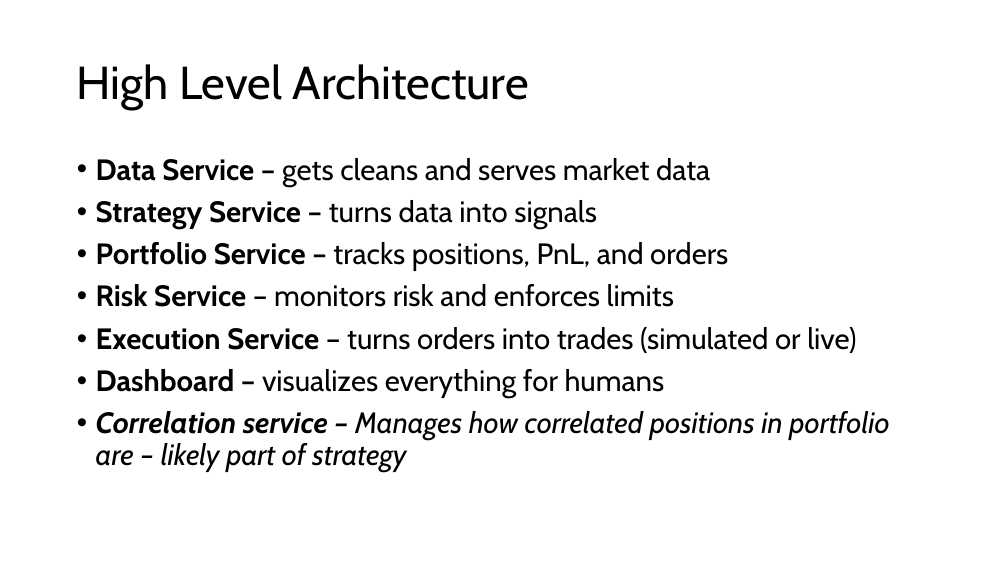
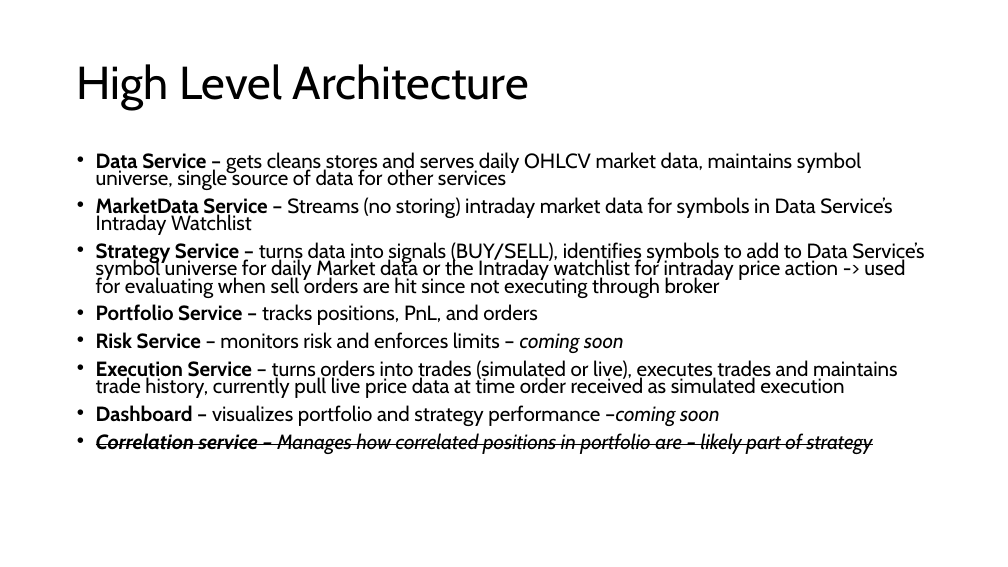
Before and after one commit to stevenOden/quant_management_platform, a slide deck: slide 4 of 00_system_architecture/quant_management_platform_architecture.pptx (slide 3 before the commit). Drawn at 1008x567 pixels with LibreOffice and Linux fonts; fonts in the diff are those of the drawing. Boxes give left, top, right and bottom in pixels: in the first picture for what was removed or moved away, otherwise in the second. Text is boxed around its words. In the diff, an @@ line names an element or a change of style, - is before the commit and + after.

Commit message:
Add market data streaming service

```diff
--- a/00_system_architecture/quant_management_platform_architecture.pptx
+++ b/00_system_architecture/quant_management_platform_architecture.pptx
@@ text at [96, 152, 924, 298]: text changed; size 28 to 19.6 pt @@
-• Data Service – gets cleans and serves market data
-• Strategy Service – turns data into signals
+• Data Service – gets cleans stores and serves daily OHLCV market data, maintains symbol universe, single source of data for other services
+• MarketData Service – Streams (no storing) intraday market data for symbols in Data Service’s Intraday Watchlist
+• Strategy Service – turns data into signals (BUY/SELL), identifies symbols to add to Data Service’s symbol universe for daily Market data or the Intraday watchlist for intraday price action -> used for evaluating when sell orders are hit since not executing through broker
@@ text at [96, 304, 873, 454]: size 28 to 19.6 pt in "Portfolio Service – tracks positions, PnL, and ...", "Correlation service – Manages how correlated positions ..."; strikethrough on in "Correlation service – Manages how correlated positions ..."; line spacing 0.9 to 0.7 @@
@@ text at [96, 332, 898, 426]: text changed; size 28 to 19.6 pt @@
-• Risk Service – monitors risk and enforces limits
-• Execution Service – turns orders into trades (simulated or live)
-• Dashboard – visualizes everything for humans
+• Risk Service – monitors risk and enforces limits – coming soon
+• Execution Service – turns orders into trades (simulated or live), executes trades and maintains trade history, currently pull live price data at time order received as simulated execution
+• Dashboard – visualizes portfolio and strategy performance –coming soon
```
Also in this commit, not shown: 7 other slides changed, 3 slides added, 43 other files.
